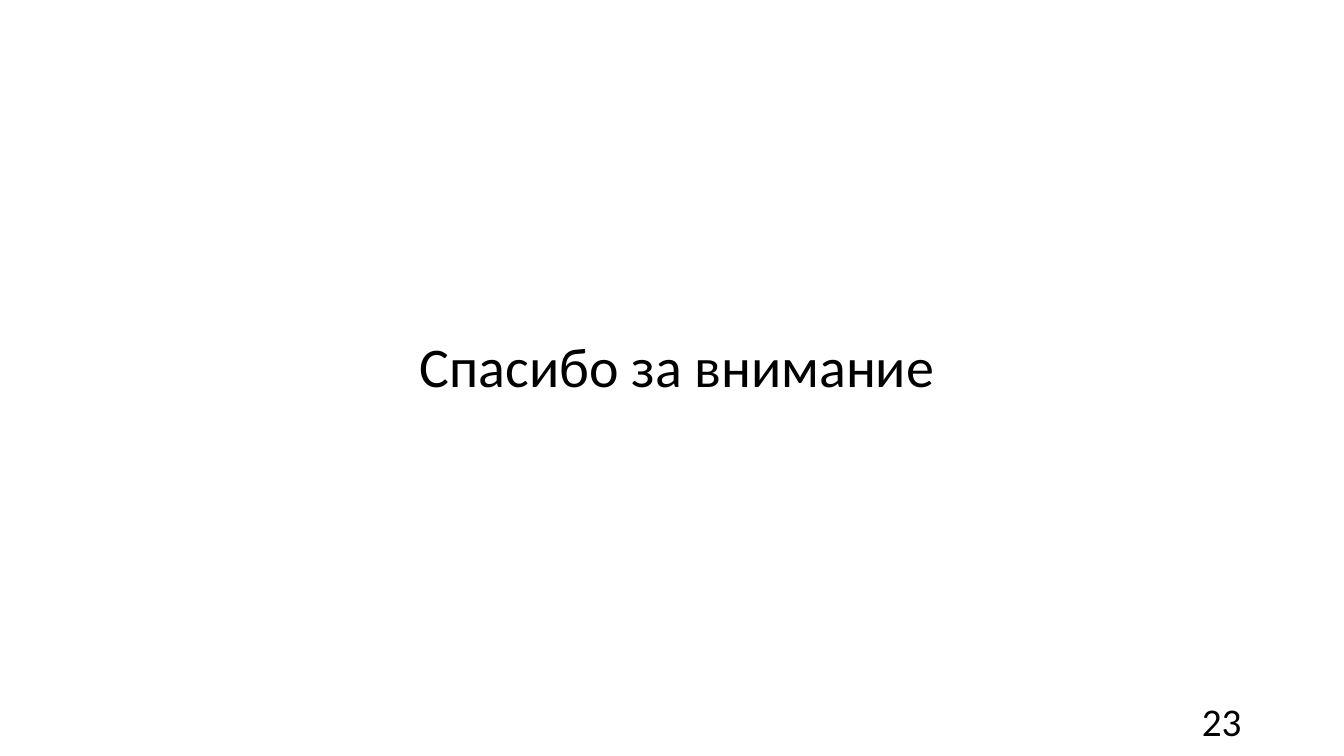
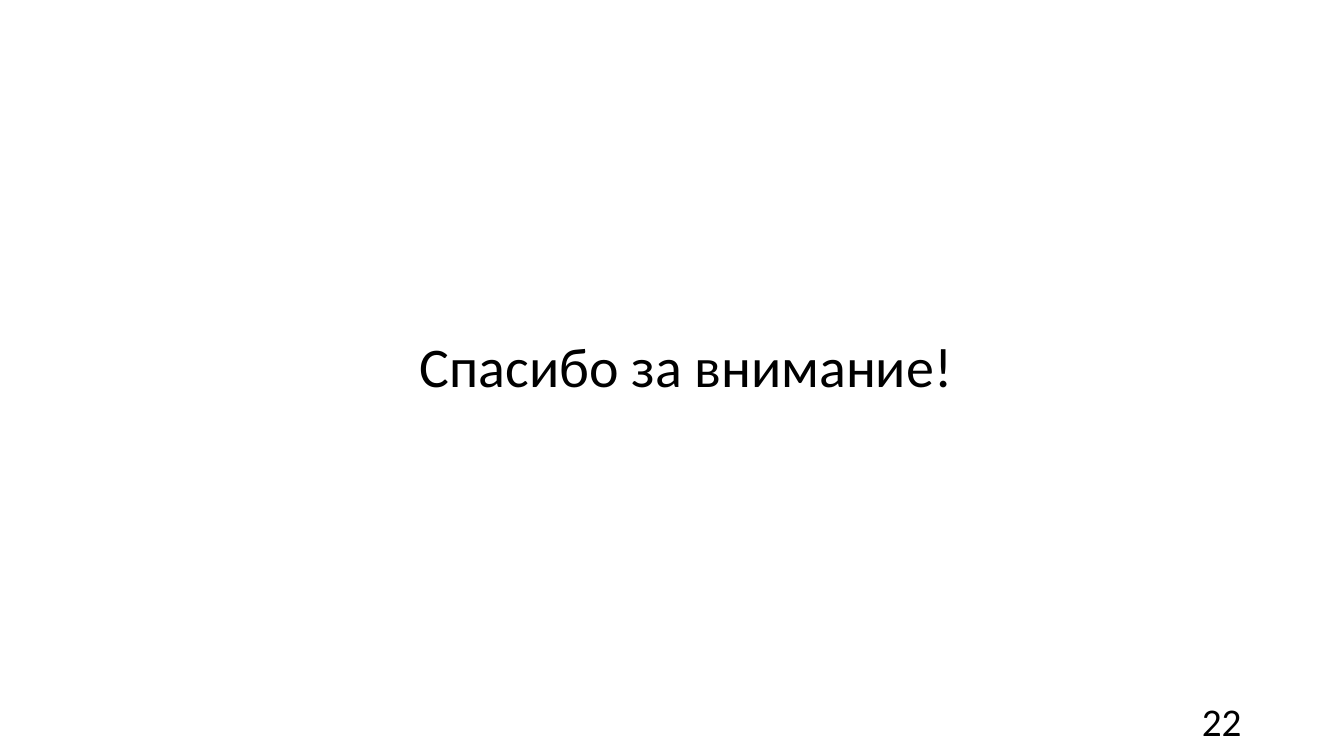
Before and after one commit to churakovra/graduateWork, a slide deck: slide 22 of product/vkr_pres_for_printing.pptx (slide 23 before the commit). Drawn at 1344x756 pixels with LibreOffice and Linux fonts; fonts in the diff are those of the drawing. Boxes give left, top, right and bottom in pixels: in the first picture for what was removed or moved away, otherwise in the second. Text is boxed around its words. In the diff, an @@ line names an element or a change of style, - is before the commit and + after.

```diff
--- a/product/vkr_pres_for_printing.pptx
+++ b/product/vkr_pres_for_printing.pptx
@@ text at (x1=420, y1=349, x2=952, y2=388): text changed @@
-Спасибо за внимание
+Спасибо за внимание!
@@ text at (x1=1202, y1=710, x2=1242, y2=736): text changed @@
-23
+22
```
Also in this commit, not shown: 17 other slides changed, 3 slides added, 4 slides removed, 10 other files.
